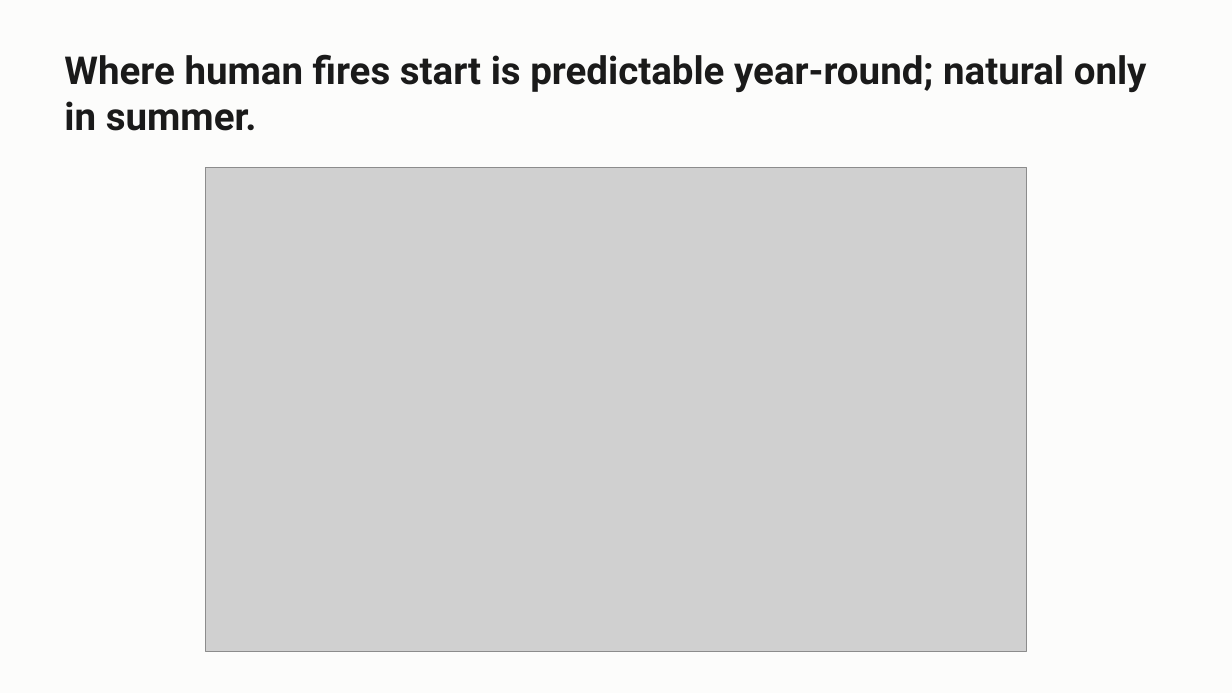
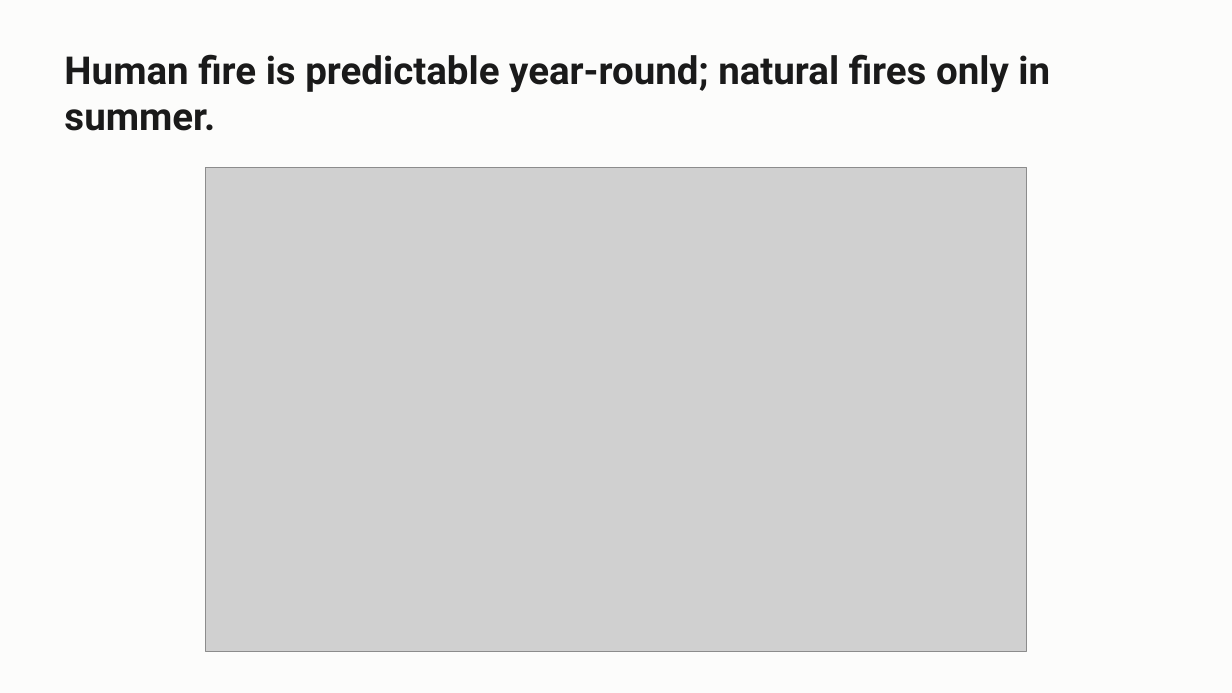
Before and after one commit to craig-rudman/MSDS696, a slide deck: slide 10 of coursework/W7/MSDS696_W7_Deck.pptx. Drawn at 1232x693 pixels with LibreOffice and Linux fonts; fonts in the diff are those of the drawing; grey boxes stand for pictures. Boxes give left, top, right and bottom in pixels: in the first picture for what was removed or moved away, otherwise in the second. Text is boxed around its words. In the diff, an @@ line names an element or a change of style, - is before the commit and + after.

```diff
--- a/coursework/W7/MSDS696_W7_Deck.pptx
+++ b/coursework/W7/MSDS696_W7_Deck.pptx
@@ text at (64,54,1050,131): text changed @@
-Where human fires start is predictable year-round; natural only in summer.
+Human fire is predictable year-round; natural fires only in summer.
```
Also in this commit, not shown: 3 other slides changed, 1 slide added, 2 other files.
